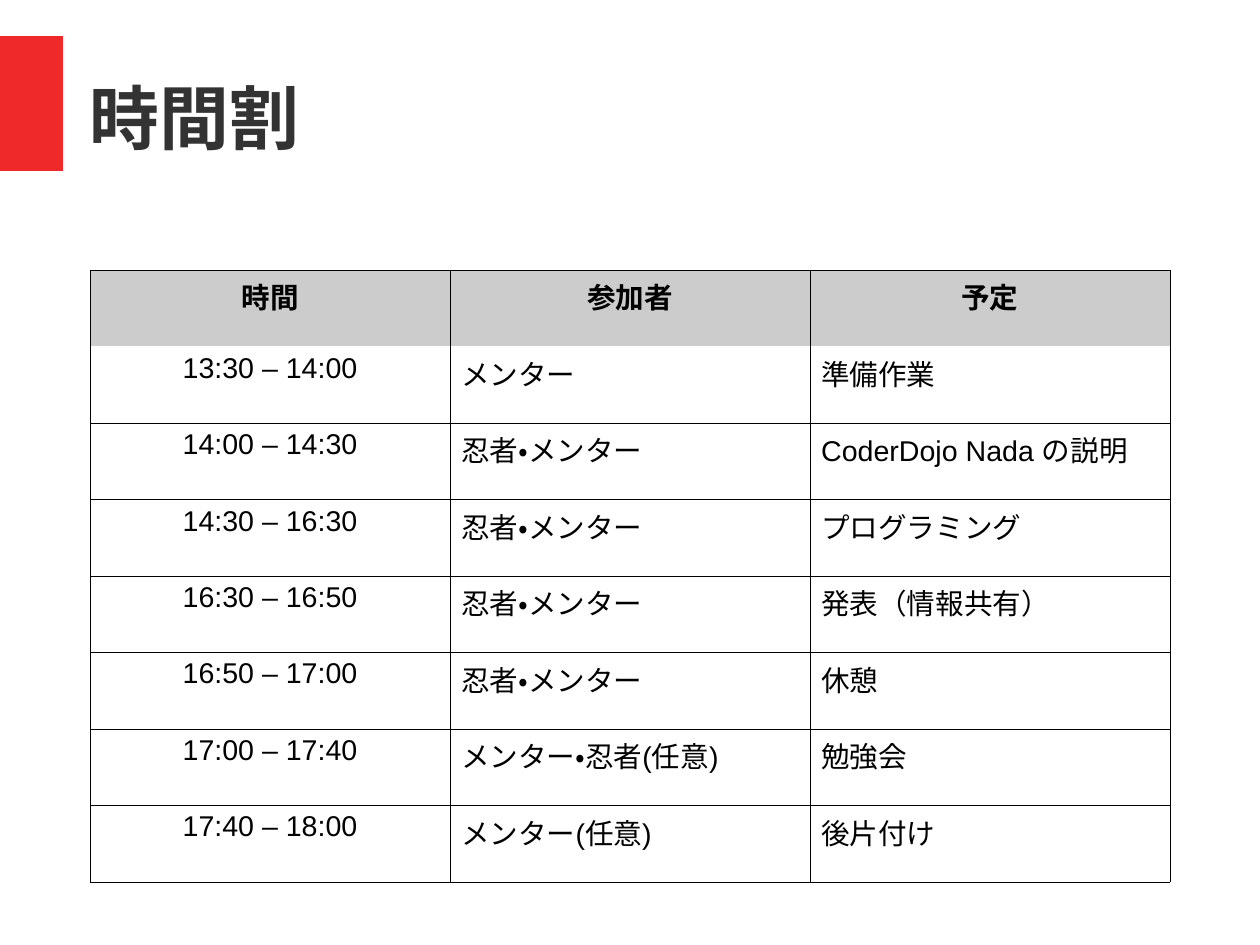
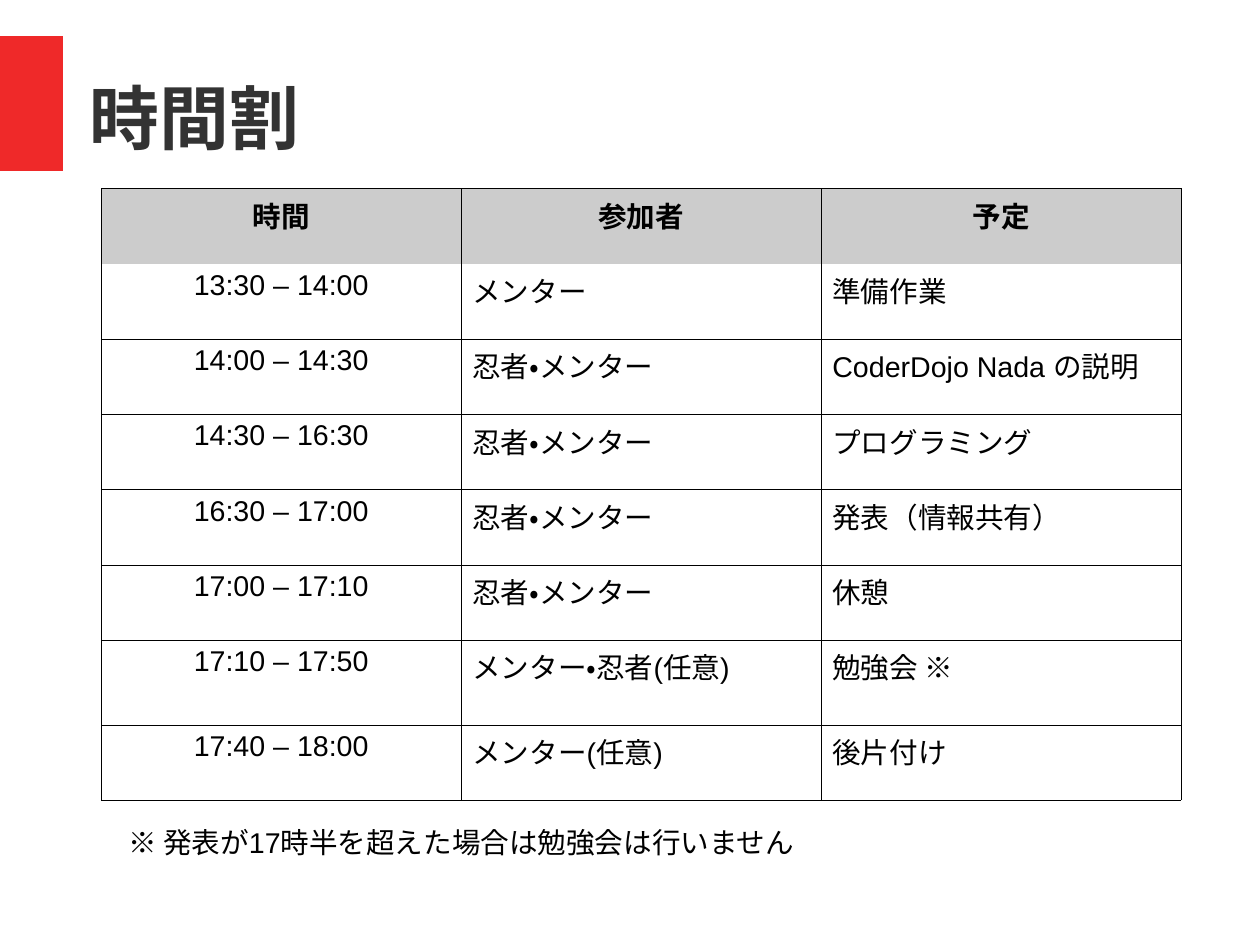
Before and after one commit to coderdojo-nada/resource, a slide deck: slide 7 of guide/coderdojo-nada紹介.odp. Drawn at 1260x945 pixels with LibreOffice and Linux fonts; fonts in the diff are those of the drawing. Boxes give left, top, right and bottom in pixels: in the first picture for what was removed or moved away, otherwise in the second. Text is boxed around its words. In the diff, an @@ line names an element or a change of style, - is before the commit and + after.

```diff
--- a/guide/coderdojo-nada紹介.odp
+++ b/guide/coderdojo-nada紹介.odp
@@ table at bbox=[102, 189, 1182, 800] @@
-row 5, column 1: 16:30 – 16:50
+row 5, column 1: 16:30 – 17:00
-row 6, column 1: 16:50 – 17:00
+row 6, column 1: 17:00 – 17:10
-row 7, column 1: 17:00 – 17:40
+row 7, column 1: 17:10 – 17:50
-row 7, column 3: 勉強会
+row 7, column 3: 勉強会 ※
@@ table: place and size @@
-table at bbox=[90, 270, 1171, 882]
+table at bbox=[102, 189, 1182, 800]
@@ text added at bbox=[163, 829, 794, 856], 18 pt, text #000000 @@
+※ 発表が17時半を超えた場合は勉強会は行いません
```
Also in this commit, not shown: 3 other slides changed.
